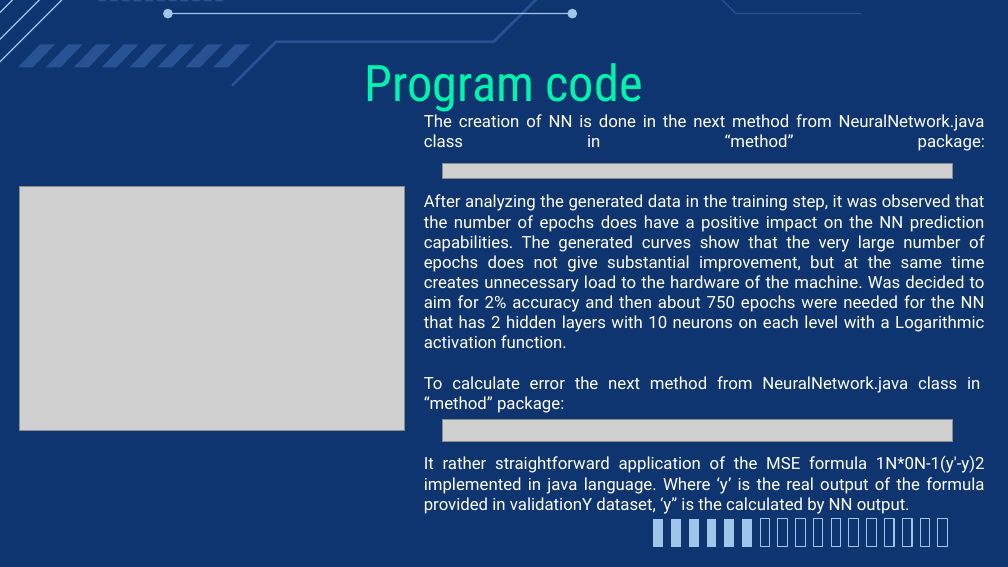
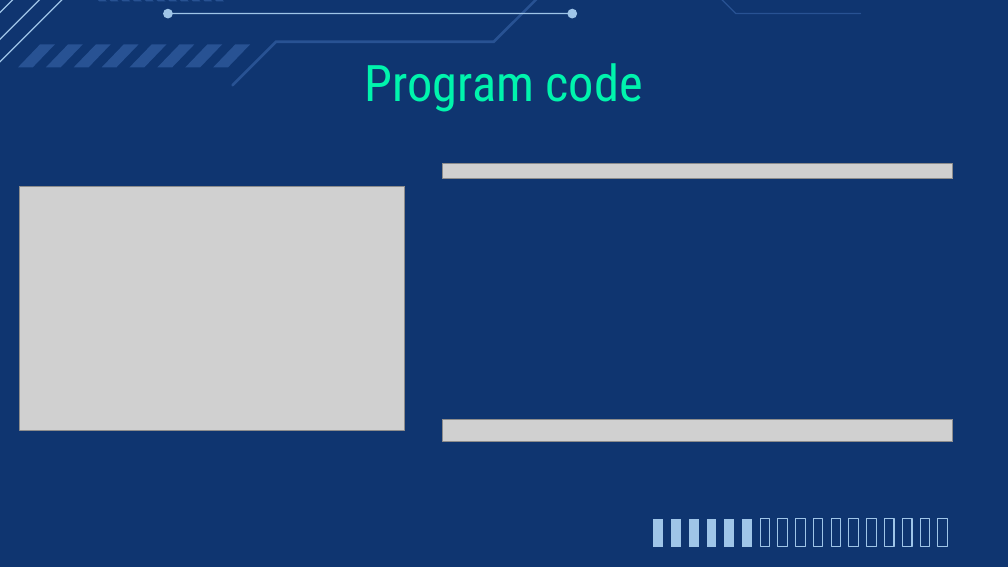
Before and after one commit to IntelligentSystemsUMAProject/LabProject01, a slide deck: slide 8 of Neural Networks.pptx. Drawn at 1008x567 pixels with LibreOffice and Linux fonts; fonts in the diff are those of the drawing; grey boxes stand for pictures. Boxes give left, top, right and bottom in pixels: in the first picture for what was removed or moved away, otherwise in the second. Text is boxed around its words. In the diff, an @@ line names an element or a change of style, - is before the commit and + after.

```diff
--- a/Neural Networks.pptx
+++ b/Neural Networks.pptx
@@ text removed at (424, 114, 985, 514) @@
-The creation of NN is done in the next method from NeuralNetwork.java class in “method” package:
-After analyzing the generated data in the training step, it was observed that the number of epochs does have a positive impact on the NN prediction capabilities. The generated curves show that the very large number of epochs does not give substantial improvement, but at the same time creates unnecessary load to the hardware of the machine. Was decided to aim for 2% accuracy and then about 750 epochs were needed for the NN that has 2 hidden layers with 10 neurons on each level with a Logarithmic activation function.
-To calculate error the next method from NeuralNetwork.java class in “method” package:
-It rather straightforward application of the MSE formula 1N*0N-1(y'-y)2 implemented in java language. Where ‘y’ is the real output of the formula provided in validationY dataset, ‘y’’ is the calculated by NN output.
```
Also in this commit, not shown: 6 other slides changed, 1 slide added.
